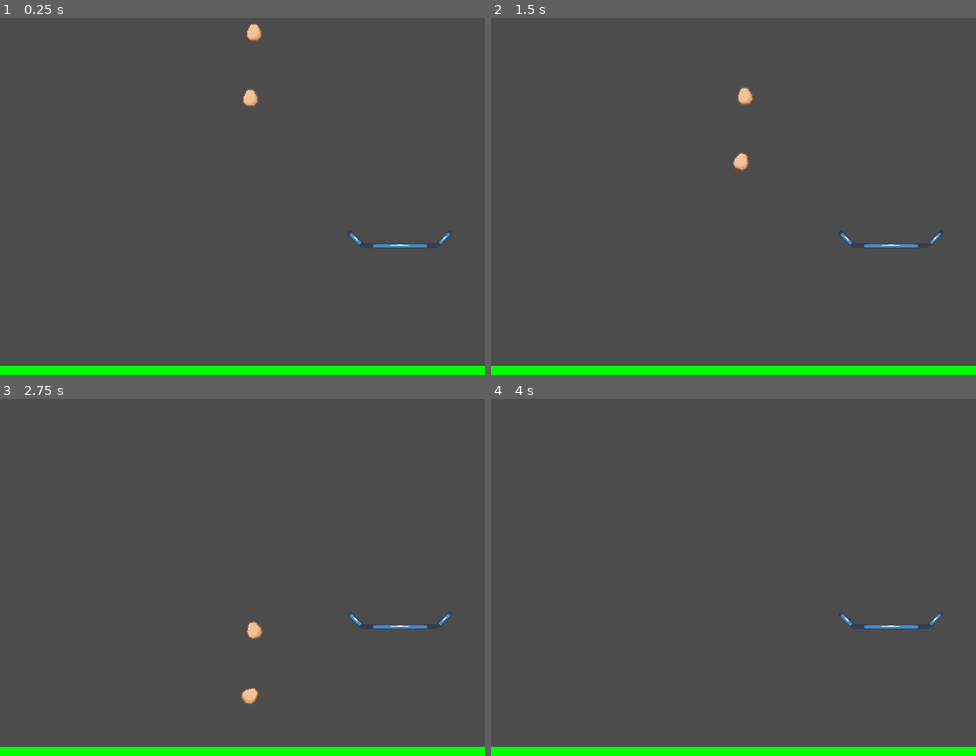
Above: before the commit, frames 1-4 (two rows, left to right).
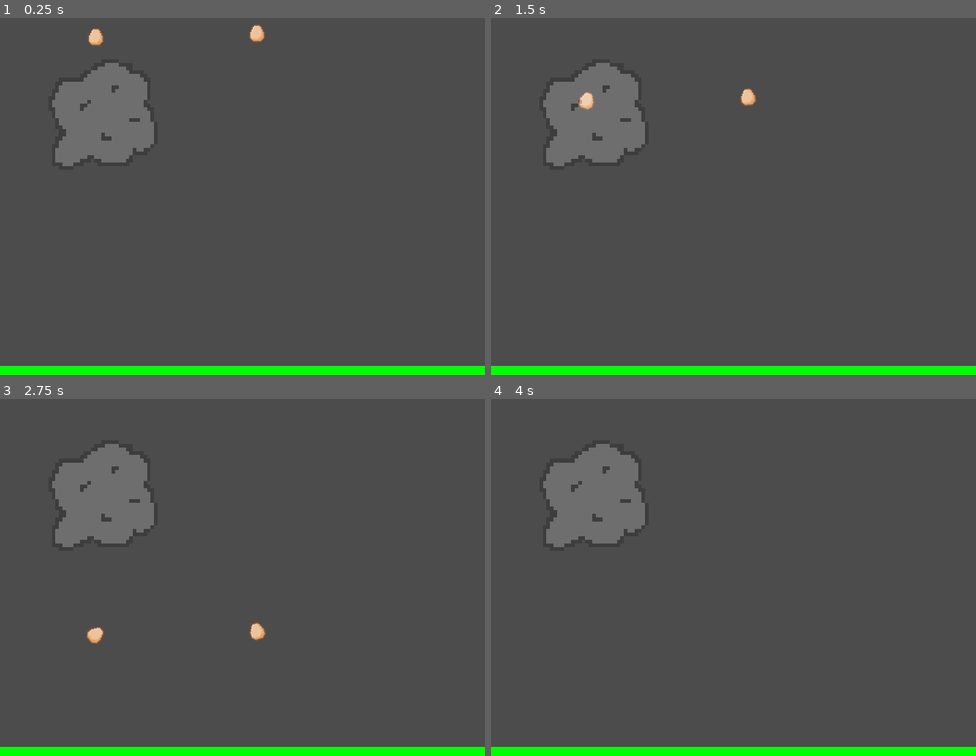
Above: after the commit, the same moments.

Repository: thatnick/fragile
Game: Godot game, scene res://scenes/ali_sandbox_v2.tscn
The game is run twice, just before and just after one commit, with the same random seed, the same clock (stepped at 60 frames per second) and the same inputs. This scene is started directly instead of the project's main scene. The engine's default icon, where the game draws it, is replaced by a stand-in: a white triangle on a blue panel in a dark square.
Inputs:
- Up to frame 1 (0.25 s): no input
- Up to frame 2 (1.5 s): tap Enter (ui_accept) at 0.5, 0.77 s; hold Right (ui_right) from 0.53 s (still down)
- Up to frame 3 (2.75 s): tap Enter (ui_accept) at 1.52 s; release Right (ui_right) at 2.03 s; hold Left (ui_left) from 2.03 s (still down)
- Up to frame 4 (4 s): release Left (ui_left) at 2.78 s; hold Right (ui_right) from 2.78 s (still down); tap Enter (ui_accept) at 3.02, 3.77 s

The runs differ from the first frame. In frame 1, 5.0% of the frame differs, in the area x 10-93%, y 1-65%; in frame 2, 4.8%; in frame 3, 5.0%, in the area x 10-93%, y 12-86%; in frame 4, 4.6%.

Commit message:
Create Fog Cloud

Diff:
--- a/scenes/ali_sandbox_v2.tscn
+++ b/scenes/ali_sandbox_v2.tscn
@@ -2,13 +2,13 @@
 
 [ext_resource path="res://scenes/floor.tscn" type="PackedScene" id=1]
 [ext_resource path="res://scenes/egg.tscn" type="PackedScene" id=2]
+[ext_resource path="res://scenes/fog.tscn" type="PackedScene" id=3]
 [ext_resource path="res://scenes/wall.tscn" type="PackedScene" id=4]
-[ext_resource path="res://scenes/nest.tscn" type="PackedScene" id=5]
 
 [node name="AliSandbox" type="Node"]
 
 [node name="Egg" parent="." instance=ExtResource( 2 )]
-position = Vector2( 413, 140 )
+position = Vector2( 158, 40 )
 
 [node name="Floor" parent="." instance=ExtResource( 1 )]
 position = Vector2( 0, 595 )
@@ -19,8 +19,8 @@
 [node name="Wall2" parent="." instance=ExtResource( 4 )]
 position = Vector2( -6, 0 )
 
-[node name="Nest" parent="." instance=ExtResource( 5 )]
-position = Vector2( 658, 376 )
+[node name="Egg2" parent="." instance=ExtResource( 2 )]
+position = Vector2( 424, 34 )
 
-[node name="Egg2" parent="." instance=ExtResource( 2 )]
-position = Vector2( 419, 32 )
+[node name="Fog" parent="." instance=ExtResource( 3 )]
+position = Vector2( 168, 166 )
--- /dev/null
+++ b/scenes/fog.tscn
@@ -0,0 +1,11 @@
+[gd_scene load_steps=2 format=2]
+
+[ext_resource path="res://scenes/fog_cloud.tscn" type="PackedScene" id=1]
+
+[node name="Fog" type="Area2D"]
+collision_layer = 64
+collision_mask = 2
+space_override = 3
+linear_damp = 2.0
+
+[node name="FogCloud" parent="." instance=ExtResource( 1 )]
--- /dev/null
+++ b/scenes/fog_cloud.tscn
@@ -0,0 +1,15 @@
+[gd_scene load_steps=3 format=2]
+
+[ext_resource path="res://sprites/cloud1.png" type="Texture" id=1]
+
+[sub_resource type="CircleShape2D" id=1]
+radius = 81.3941
+
+[node name="FogCloud" type="CollisionShape2D"]
+shape = SubResource( 1 )
+
+[node name="Sprite" type="Sprite" parent="."]
+self_modulate = Color( 1, 1, 1, 0.192157 )
+position = Vector2( -1, -1 )
+scale = Vector2( 5.8125, 6.0625 )
+texture = ExtResource( 1 )
--- /dev/null
+++ b/scenes/levels/lvl04.tscn
@@ -0,0 +1,21 @@
+[gd_scene load_steps=4 format=2]
+
+[ext_resource path="res://scenes/fog.tscn" type="PackedScene" id=1]
+[ext_resource path="res://scenes/game.tscn" type="PackedScene" id=2]
+[ext_resource path="res://scenes/nest.tscn" type="PackedScene" id=3]
+
+[node name="Lvl03" type="Node"]
+
+[node name="Game" parent="." instance=ExtResource( 2 )]
+
+[node name="Nest2" parent="." instance=ExtResource( 3 )]
+position = Vector2( 98, 445 )
+
+[node name="Fog" parent="." instance=ExtResource( 1 )]
+position = Vector2( 665, 303 )
+
+[node name="Fog2" parent="." instance=ExtResource( 1 )]
+position = Vector2( 546, 374 )
+
+[node name="Fog8" parent="." instance=ExtResource( 1 )]
+position = Vector2( 678, 429 )
